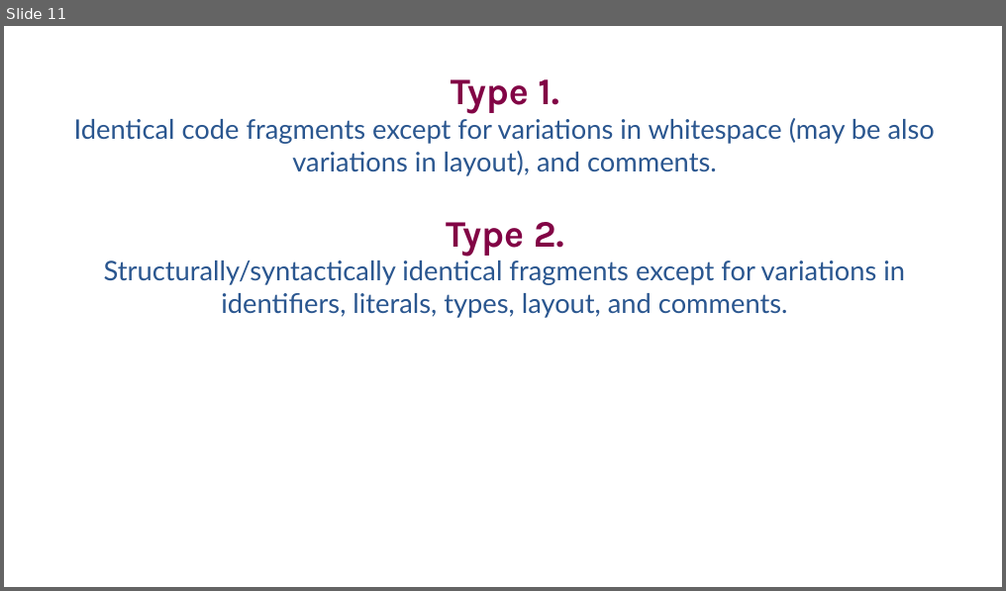
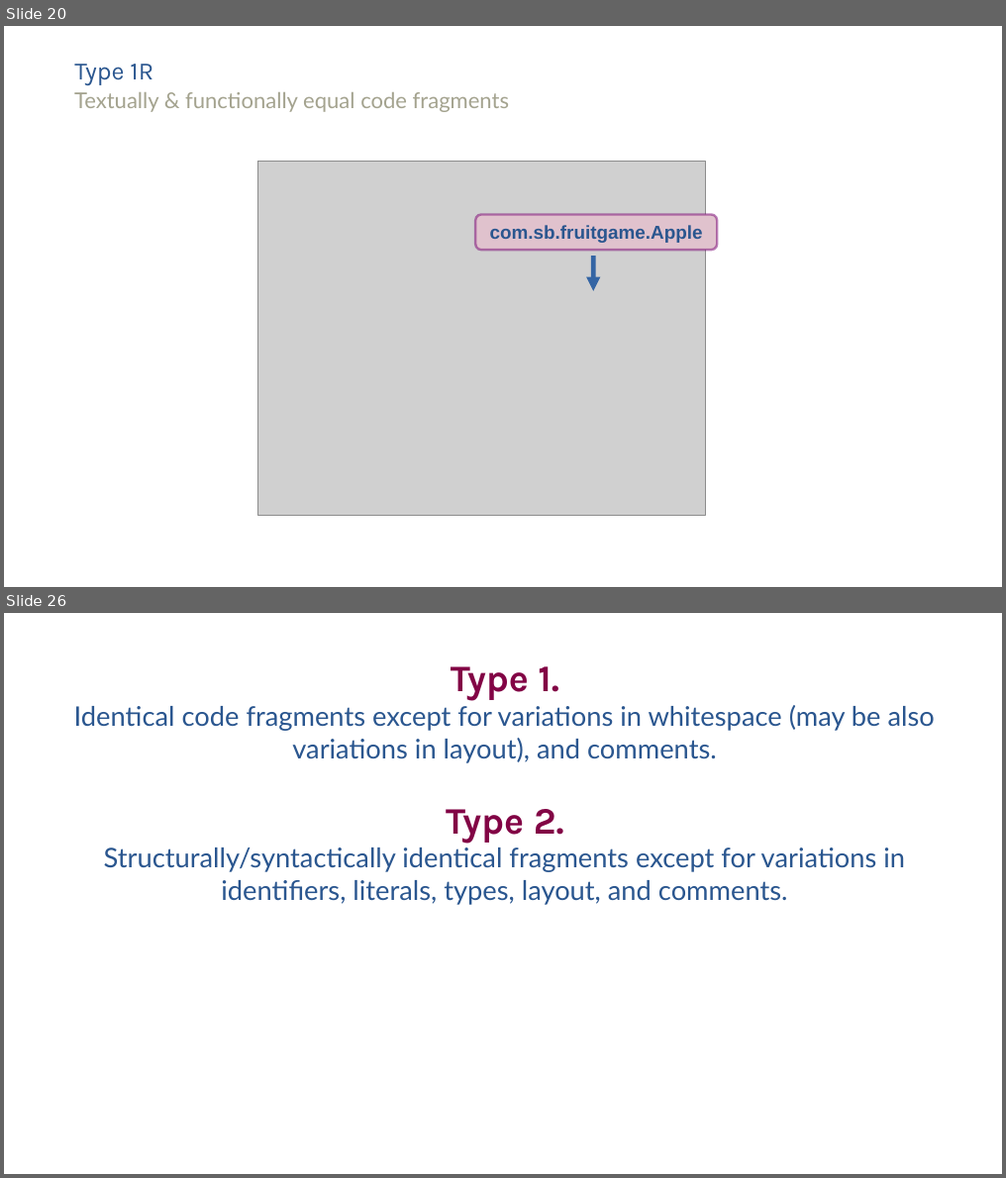
Before and after one commit to SimonBaars/Master-Thesis-Simon-Baars, a slide deck: presentations/FinalPresentation.odp. Shown one above the other, each under a label of ours: slide 11 before the commit, slides 20 and 26 after it; the slides between them are not shown. The pictures are 1006x591 and 1006x1178 pixels, drawn with LibreOffice and Linux fonts; fonts in the diff are those of the drawing; grey boxes stand for pictures. Boxes give left, top, right and bottom in pixels: in the first picture for what was removed or moved away, otherwise in the second. Text is boxed around its words. In the diff, an @@ line names an element or a change of style, - is before the commit and + after.

```diff
--- a/presentations/FinalPresentation.odp
+++ b/presentations/FinalPresentation.odp
@@ slide 20 added at (4,26,1002,587), background #FFFFFF @@
@@ free added at (74,56,924,88), 24 pt, text #2A568F @@
+Type 1R
@@ free added at (74,88,924,120), 21 pt, text #A4A38F @@
+Textually & functionally equal code fragments
@@ picture added at (257,162,706,515) @@
@@ rounded rectangle added at (475,215,718,250), fill #E0C2CD, outline #780373 2.3 pt, 18 pt, text #2A568F, bold @@
+com.sb.fruitgame.Apple
@@ arrow added from (593, 256) to (593, 291), #3465A4 4.51 pt @@
@@ what was slide 11 is now slide 26 @@
```
Also in this commit, not shown: 18 slides changed, 19 other slides added.
